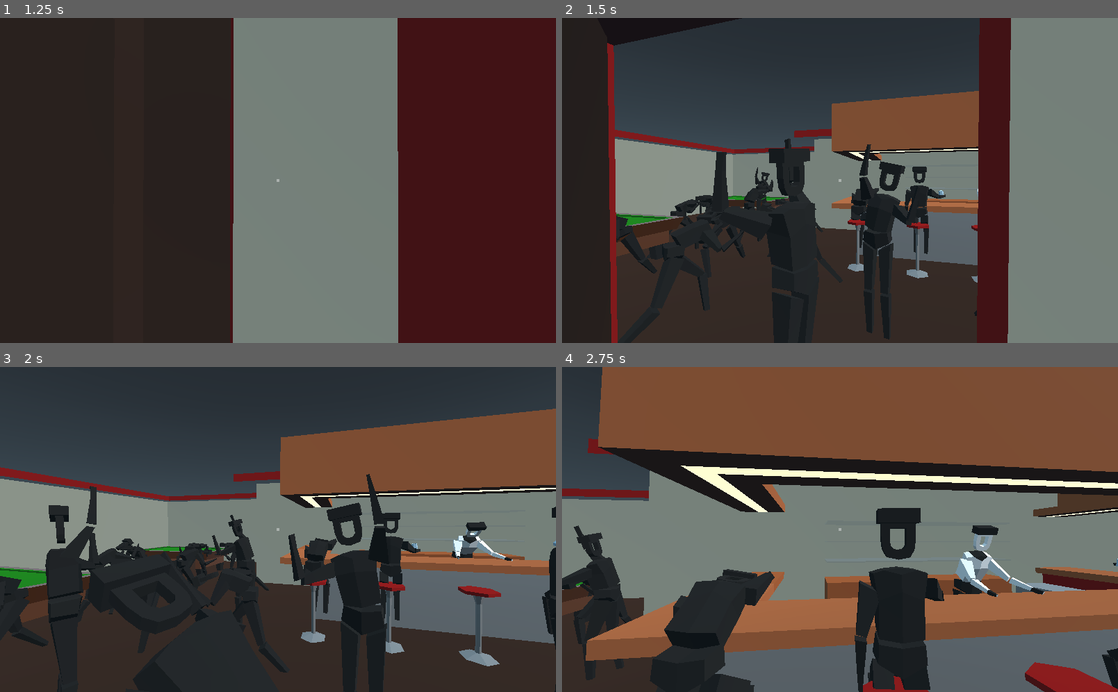
Above: before the commit, frames 1-4 (two rows, left to right).
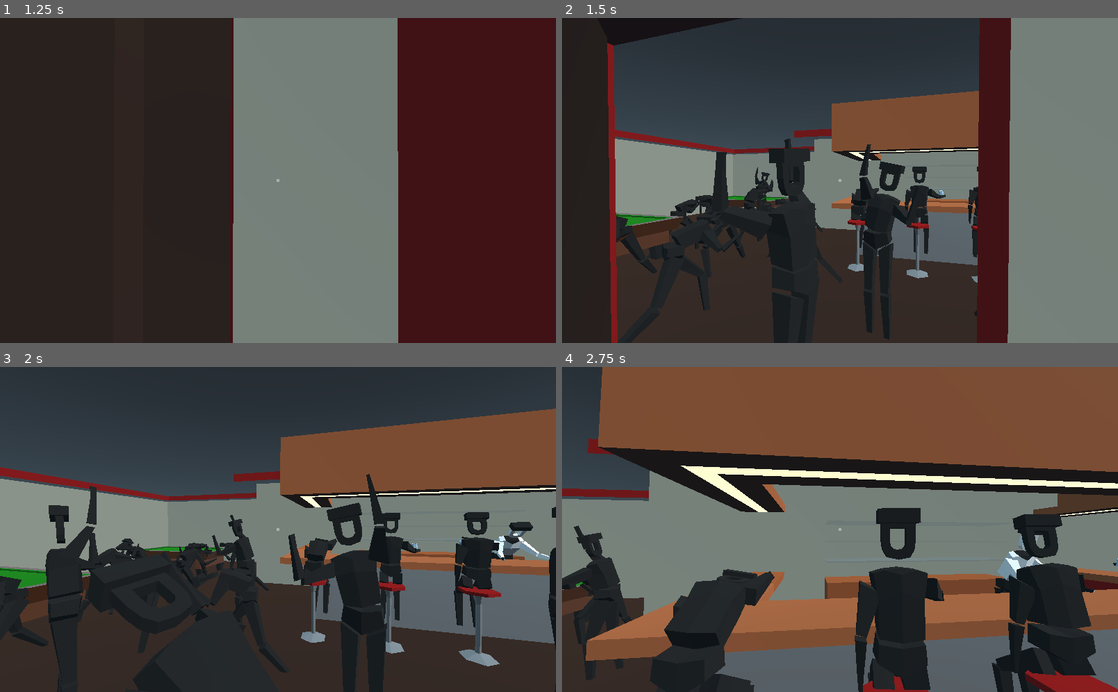
Above: after the commit, the same moments.

Repository: Eptwalabha/ld47
Game: Godot game, scene res://scenes/Game.tscn
Two runs of this game, one before a commit and one after it. Both use one fixed random seed, a clock stepped at 60 frames per second and the inputs below. Sound files missing from this copy of the repository are replaced by a short silence.
Inputs (mouse positions are in pixels of both pictures, inside the frame that each line leads up to):
- Up to frame 1 (1.25 s): tap Enter at 0.5 s; move the mouse to (305, 180) at 0.52 s; hold W (move_forward) from 0.53 s (still down); tap E (context_action) at 0.6 s
- Up to frame 2 (1.5 s): keep holding W (move_forward); move the mouse to (812, 180) at 1.27 s; tap E (context_action) at 1.35 s
- Up to frame 3 (2 s): keep holding W (move_forward)
- Up to frame 4 (2.75 s): keep holding W (move_forward); move the mouse to (851, 523) at 2.02 s; tap E (context_action) at 2.1 s

Frame 1 is identical in both runs. In frame 2, 0.2% of the frame differs, in the area x 73-75%, y 45-74%; in frame 3, 2.1%; in frame 4, 7.5%, in the area x 70-100%, y 45-100%.

Commit message:
implement drinking mechanic

Diff:
--- a/autoload.gd
+++ b/autoload.gd
@@ -13,6 +13,7 @@
 var first_time : bool = true
 var using_controller : bool = false
 
+var drink_delay := 5.0
 var flat_level := 0
 var phone_picked_up := false
 var friend_intro_bar := false
@@ -56,7 +57,14 @@
 	},
 	'flat/friend-flat': 'flat_friend_flat',
 	'flat/friend-bar': 'friend:dialog_1_friend_02',
-	'bar/friend': 'test:bar_friend',
+	'bar/friend_1': {
+		'text': [
+			'friend:dialog_2_01',
+			'friend:dialog_2_02',
+		],
+	},
+	'bar/friend_2': 'friend:dialog_2_03',
+	'bar/friend_3': 'friend:dialog_2_04',
 	'bar/bartender': {
 		'if_keys': 'bar_bartender_ask_keys',
 		'if_valve': 'bar_bartender_ask_valve',
--- a/project.godot
+++ b/project.godot
@@ -143,6 +143,11 @@
 "class": "PlayerState",
 "language": "GDScript",
 "path": "res://scenes/core/player_states/PlayerState.gd"
+}, {
+"base": "PlayerState",
+"class": "PlayerStateAnimation",
+"language": "GDScript",
+"path": "res://scenes/core/player_states/PlayerStateAnimation.gd"
 }, {
 "base": "PlayerState",
 "class": "PlayerStateDialog",
@@ -232,6 +237,7 @@
 "Phone": "",
 "Player": "",
 "PlayerState": "",
+"PlayerStateAnimation": "",
 "PlayerStateDialog": "",
 "PlayerStateFPS": "",
 "PlayerStateMoveThrough": "",
--- a/scenes/Game.gd
+++ b/scenes/Game.gd
@@ -7,7 +7,9 @@
 	'move': $GameStates/FPS,
 	'dialog': $GameStates/Dialog,
 	'move-through': $GameStates/MoveThrough,
+	'animation': $GameStates/Animation,
 }
+onready var timer := $Timer as Timer
 
 var current_state = 'move'
 
@@ -114,8 +116,8 @@
 	var dialog_id = dialog_trigger.id
 	match dialog_id:
 		"bar/friend":
+			dialog_id = "bar/friend_1"
 			if not Data.friend_intro_bar:
-				Data.friend_intro_bar = true
 				$Map/Bar.show_restroom()
 		_:
 			pass
@@ -153,9 +155,29 @@
 	current_player.answer_phone()
 
 func _on_Dialog_dialog_ended(dialog_id) -> void:
+	var next_state = 'move'
 	match dialog_id:
 		'flat/phone':
 			Data.phone_picked_up = true
 			current_player.hangup_phone()
+		'bar/friend_1':
+			if not Data.friend_intro_bar:
+				Data.friend_intro_bar = true
+				drink()
+				return
 		_:
-			pass
+			print("dialog %s" % dialog_id)
+	change_player_state(next_state)
+
+func drink() -> void:
+	change_player_state('animation')
+	current_player.force_move_to($Map/Bar.drink)
+	current_player.drink()
+
+func _on_Player_drink_ended() -> void:
+	change_player_state('move')
+	if Data.friend_intro_bar and not Data.valve_found:
+		timer.start(Data.drink_delay)
+
+func _on_Timer_timeout() -> void:
+	drink()
--- a/scenes/Game.tscn
+++ b/scenes/Game.tscn
@@ -28,6 +28,7 @@
 [ext_resource path="res://scenes/characters/Dancer.tscn" type="PackedScene" id=26]
 [ext_resource path="res://default_env.tres" type="Environment" id=27]
 [ext_resource path="res://scenes/props/Phone.tscn" type="PackedScene" id=28]
+[ext_resource path="res://scenes/core/player_states/PlayerStateAnimation.gd" type="Script" id=29]
 
 [sub_resource type="BoxShape" id=1]
 extents = Vector3( 1.02594, 0.91001, 1.07202 )
@@ -46,7 +47,6 @@
 [node name="Map" type="Spatial" parent="."]
 
 [node name="Flat" type="Spatial" parent="Map"]
-visible = false
 script = ExtResource( 17 )
 
 [node name="Appartment" parent="Map/Flat" instance=ExtResource( 7 )]
@@ -138,7 +138,6 @@
 
 [node name="Bar" type="Spatial" parent="Map"]
 transform = Transform( 1, 0, 0, 0, 1, 0, 0, 0, 1, -18, 0, 0 )
-visible = false
 script = ExtResource( 16 )
 
 [node name="BarStorageRoom" parent="Map/Bar" instance=ExtResource( 14 )]
@@ -192,25 +191,28 @@
 transform = Transform( -1.62921e-07, 0, -1, 0, 1, 0, 1, 0, -1.62921e-07, -5.349, 0, -6.344 )
 
 [node name="Bartender" parent="Map/Bar/Pivot" instance=ExtResource( 22 )]
-transform = Transform( 1, 0, 1.74846e-07, 0, 1, 0, -1.74846e-07, 0, 1, 2.00415, 0.0873877, -8.91695 )
-
-[node name="Character" parent="Map/Bar/Pivot" instance=ExtResource( 4 )]
+transform = Transform( 1, 0, 1.74846e-07, 0, 1, 0, -1.74846e-07, 0, 1, 2.56521, 0.0873877, -8.91695 )
+
+[node name="Dialog" parent="Map/Bar/Pivot/Bartender" groups=[
+"bar-dialog",
+] instance=ExtResource( 5 )]
+transform = Transform( 1, 0, -1.74846e-07, 0, 1, 0, 1.74846e-07, 0, 1, 0.0192394, 1.27463, 0.36555 )
+id = "bar/bartender"
+
+[node name="Drink" type="Spatial" parent="Map/Bar/Pivot/Bartender"]
+transform = Transform( 1, 0, 0, 0, 1, 0, 0, 0, 1, 0, 0, 1.5 )
+
+[node name="Friend" parent="Map/Bar/Pivot" instance=ExtResource( 4 )]
 transform = Transform( -1, 0, -8.74228e-08, 0, 1, 0, 8.74228e-08, 0, -1, 3.56302, 0, -7.49336 )
 default = "sit-stool-idle"
 
+[node name="Dialog" parent="Map/Bar/Pivot/Friend" groups=[
+"bar-dialog",
+] instance=ExtResource( 5 )]
+transform = Transform( -1, 0, 8.74228e-08, 0, 1, 0, -8.74228e-08, 0, -1, 0, 1.36202, 0 )
+id = "bar/friend"
+
 [node name="Triggers" type="Spatial" parent="Map/Bar/Pivot"]
-
-[node name="DialogFriend" parent="Map/Bar/Pivot/Triggers" groups=[
-"bar-dialog",
-] instance=ExtResource( 5 )]
-transform = Transform( 1, 0, 0, 0, 1, 0, 0, 0, 1, 3.56302, 1.36202, -7.49336 )
-id = "bar/friend"
-
-[node name="DialogBartender" parent="Map/Bar/Pivot/Triggers" groups=[
-"bar-dialog",
-] instance=ExtResource( 5 )]
-transform = Transform( 1, 0, 0, 0, 1, 0, 0, 0, 1, 2.02339, 1.36202, -8.5514 )
-id = "bar/bartender"
 
 [node name="Dancers" type="Spatial" parent="Map/Bar/Pivot"]
 
@@ -315,7 +317,7 @@
 default = "sit-stool-drink"
 
 [node name="Drinker3" parent="Map/Bar/Pivot/Dancers" instance=ExtResource( 26 )]
-transform = Transform( -0.985381, 0, 0.170364, 0, 1, 0, -0.170364, 0, -0.985381, 2.57046, 0.0166468, -7.49696 )
+transform = Transform( -0.985381, 0, 0.170364, 0, 1, 0, -0.170364, 0, -0.985381, 1.57442, 0.0166468, -7.49696 )
 default = "sit-stool-drink"
 
 [node name="Drinker4" parent="Map/Bar/Pivot/Dancers" instance=ExtResource( 26 )]
@@ -354,11 +356,16 @@
 
 [node name="Tween" type="Tween" parent="GameStates/MoveThrough"]
 
+[node name="Animation" type="Node" parent="GameStates"]
+script = ExtResource( 29 )
+
 [node name="Sun" type="DirectionalLight" parent="."]
 transform = Transform( 0.5, -0.55667, 0.663414, 0, 0.766044, 0.642788, -0.866025, -0.321394, 0.383022, 0, 9.09656, 0 )
 
 [node name="WorldEnvironment" type="WorldEnvironment" parent="."]
 environment = ExtResource( 27 )
+
+[node name="Timer" type="Timer" parent="."]
 [connection signal="dialog_triggered" from="Map/Flat" to="." method="_on_dialog_triggered"]
 [connection signal="door_interacted_with" from="Map/Flat" to="." method="_on_Appartment_door_interacted_with"]
 [connection signal="phone_picked_up" from="Map/Flat" to="." method="_on_Flat_phone_picked_up"]
@@ -373,8 +380,10 @@
 [connection signal="went_through" from="Map/Bar/RestroomLocation/WindowGirl" to="Map/Bar" method="_on_ToiletWindow_went_through"]
 [connection signal="went_through" from="Map/Bar/RestroomLocation/WindowBoy" to="Map/Bar" method="_on_ToiletWindow_went_through"]
 [connection signal="interacted_with" from="Map/Bar/Pivot/Door" to="Map/Bar" method="_on_Door_interacted_with"]
+[connection signal="drink_ended" from="Player/Player" to="." method="_on_Player_drink_ended"]
 [connection signal="context_action_pressed" from="GameStates/FPS" to="." method="_on_FPS_context_action_pressed"]
 [connection signal="dialog_ended" from="GameStates/Dialog" to="." method="_on_Dialog_dialog_ended"]
+[connection signal="timeout" from="Timer" to="." method="_on_Timer_timeout"]
 
 [editable path="Map/Flat/BackStreetBuilding/BarCorridor/TPTrigger"]
 
--- a/scenes/Player.gd
+++ b/scenes/Player.gd
@@ -100,7 +100,7 @@
 	translate(direction)
 
 func force_move_to(spatial: Spatial) -> void:
-	global_transform = spatial.global_transform
+	global_transform.origin = spatial.global_transform.origin
 	head.rotation = Vector3.ZERO
 	camera.rotation = Vector3.ZERO
 	camera_angle = 0
--- a/scenes/chapters/bar/Bar.gd
+++ b/scenes/chapters/bar/Bar.gd
@@ -9,6 +9,7 @@
 onready var pivot := $Pivot as Spatial
 onready var restroom_door := $Pivot/Door as Door
 onready var start := $Start as Spatial
+onready var drink := $Pivot/Bartender/Drink as Spatial
 
 func _ready() -> void:
 	for trigger in get_tree().get_nodes_in_group('bar-tp-trigger'):
--- /dev/null
+++ b/scenes/core/player_states/PlayerStateAnimation.gd
@@ -0,0 +1,7 @@
+class_name PlayerStateAnimation
+extends PlayerState
+
+func enter() -> void:
+	player.can_control(false)
+	player.velocity = Vector3.ZERO
+	ui.hide_context()
--- a/scenes/core/player_states/PlayerStateDialog.gd
+++ b/scenes/core/player_states/PlayerStateDialog.gd
@@ -11,11 +11,10 @@
 	_build_dialogs()
 
 func set_dialog(dialog_id: String) -> void:
+	current_dialog_id = dialog_id
 	if dialogs.has(dialog_id):
-		current_dialog_id = dialog_id
 		dialog = dialogs[dialog_id]
 	else:
-		current_dialog_id = ''
 		dialog = Dialog.new()
 		dialog.push('', dialog_id)
 
@@ -33,7 +32,6 @@
 			player.can_control(true)
 			ui.hide_dialog()
 			emit_signal("dialog_ended", current_dialog_id)
-			emit_signal("state_ended")
 
 func _print_next_bit() -> bool:
 	var d = dialog.next()
Not shown: 1 places in scenes/Game.tscn that only renumber resources
